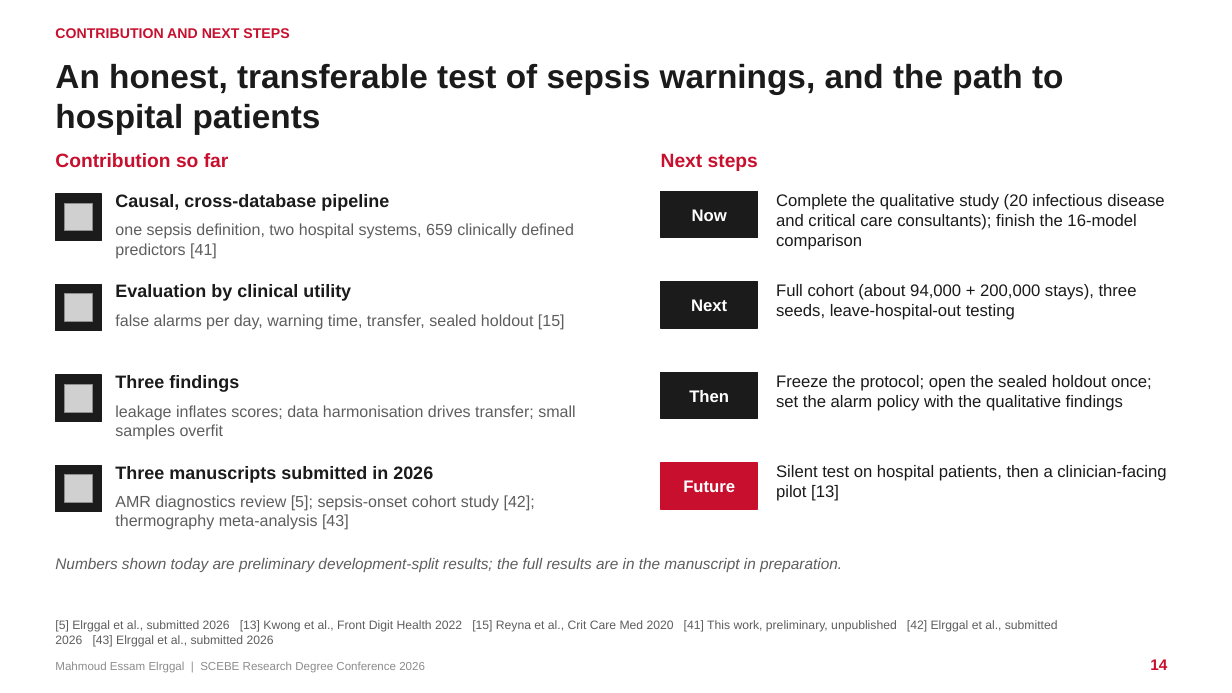
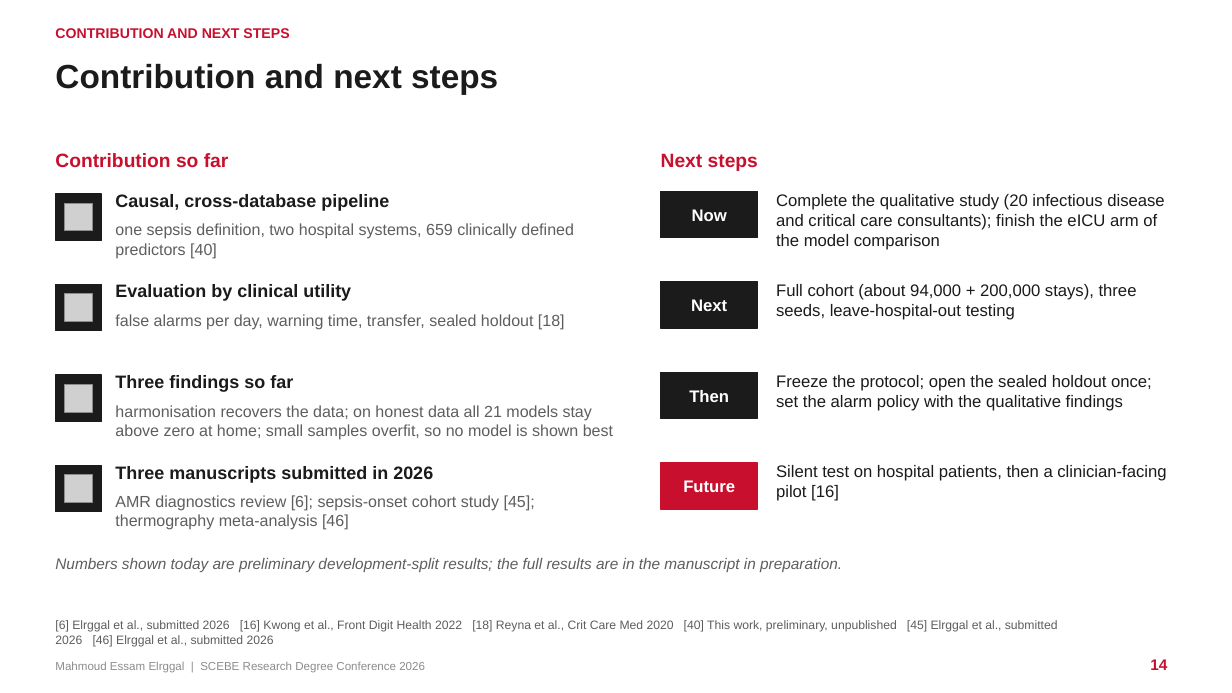
Before and after one commit to mahmoudddj/datasciencecoursera1, a slide deck: slide 14 of dev/presentation/Elrggal_Mahmoud_SCEBE2026.pptx. Drawn at 1232x693 pixels with LibreOffice and Linux fonts; fonts in the diff are those of the drawing; grey boxes stand for pictures. Boxes give left, top, right and bottom in pixels: in the first picture for what was removed or moved away, otherwise in the second. Text is boxed around its words. In the diff, an @@ line names an element or a change of style, - is before the commit and + after.

```diff
--- a/dev/presentation/Elrggal_Mahmoud_SCEBE2026.pptx
+++ b/dev/presentation/Elrggal_Mahmoud_SCEBE2026.pptx
@@ title at [55,64,498,95]: text changed @@
-An honest, transferable test of sepsis warnings, and the path to hospital patients
+Contribution and next steps
@@ text at [776,194,1164,250]: text changed @@
-Complete the qualitative study (20 infectious disease and critical care consultants); finish the 16-model comparison
+Complete the qualitative study (20 infectious disease and critical care consultants); finish the eICU arm of the model comparison
@@ text at [115,223,574,259]: text changed @@
-one sepsis definition, two hospital systems, 659 clinically defined predictors [41]
+one sepsis definition, two hospital systems, 659 clinically defined predictors [40]
@@ text at [115,314,565,330]: text changed @@
-false alarms per day, warning time, transfer, sealed holdout [15]
+false alarms per day, warning time, transfer, sealed holdout [18]
@@ text at [115,375,293,392]: text changed @@
-Three findings
+Three findings so far
@@ text at [115,405,613,440]: text changed @@
-leakage inflates scores; data harmonisation drives transfer; small samples overfit
+harmonisation recovers the data; on honest data all 21 models stay above zero at home; small samples overfit, so no model is shown best
@@ text at [776,465,1166,501]: text changed @@
-Silent test on hospital patients, then a clinician-facing pilot [13]
+Silent test on hospital patients, then a clinician-facing pilot [16]
@@ text at [115,495,535,530]: text changed @@
-AMR diagnostics review [5]; sepsis-onset cohort study [42]; thermography meta-analysis [43]
+AMR diagnostics review [6]; sepsis-onset cohort study [45]; thermography meta-analysis [46]
@@ text at [55,620,1058,647]: text changed @@
-[5] Elrggal et al., submitted 2026 [13] Kwong et al., Front Digit Health 2022 [15] Reyna et al., Crit Care Med 2020 [41] This work, preliminary, unpublished [42] Elrggal et al., submitted 2026 [43] Elrggal et al., submitted 2026
+[6] Elrggal et al., submitted 2026 [16] Kwong et al., Front Digit Health 2022 [18] Reyna et al., Crit Care Med 2020 [40] This work, preliminary, unpublished [45] Elrggal et al., submitted 2026 [46] Elrggal et al., submitted 2026
```
Also in this commit, not shown: 24 other slides changed, 3 slides added, 1 slide removed, 3 other files.
